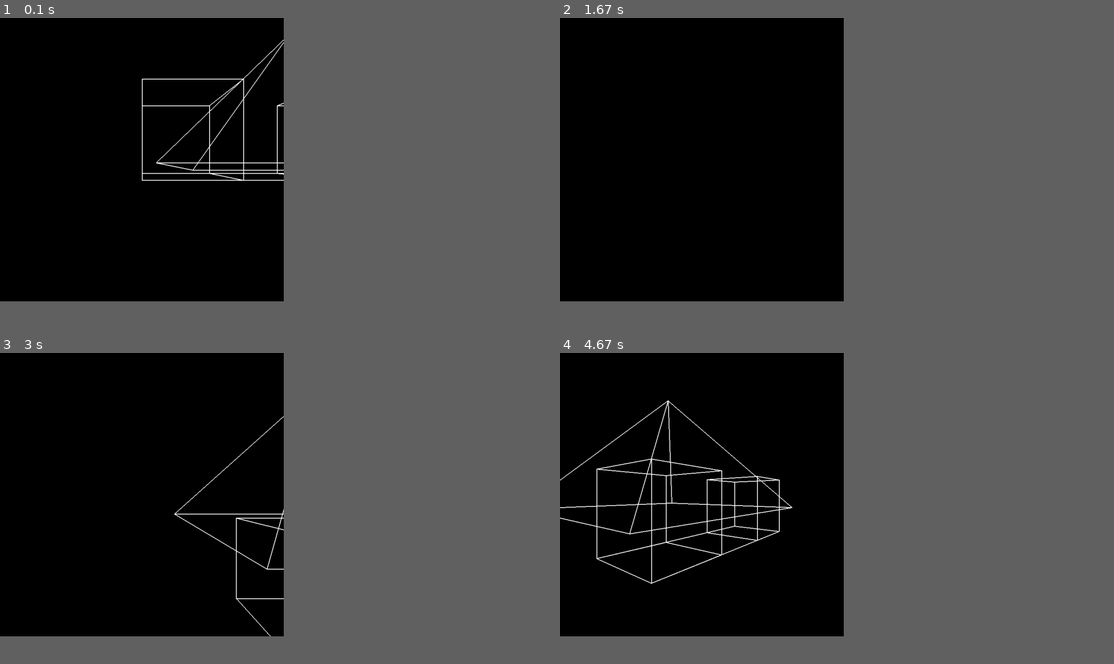
Above: before the commit, frames 1-4 (two rows, left to right).
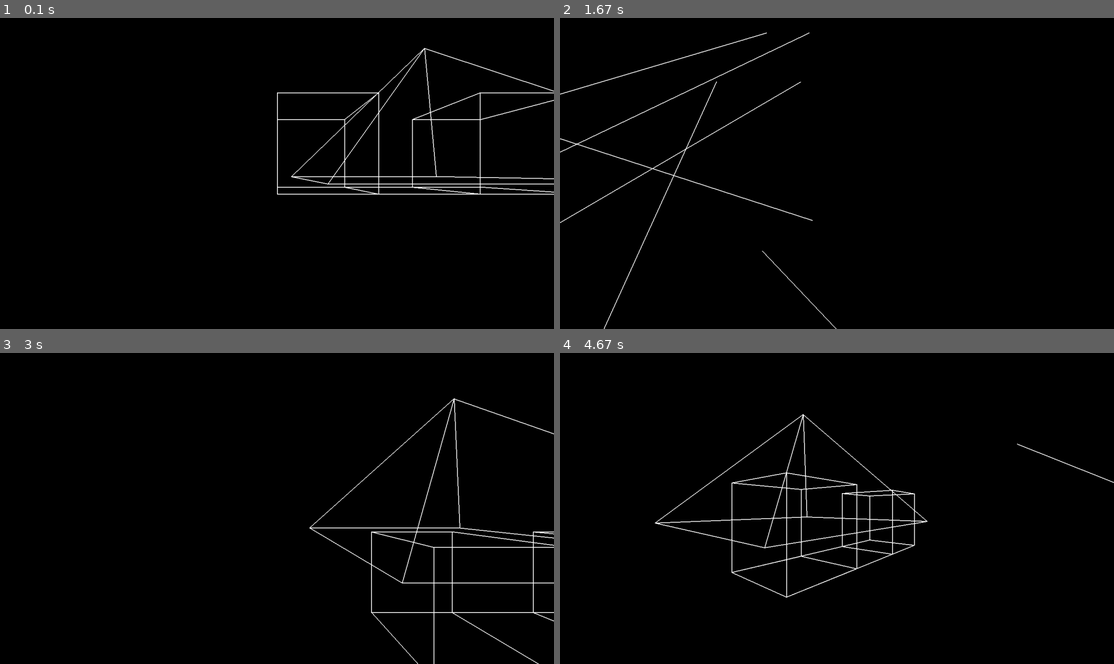
Above: after the commit, the same moments.

Repository: Anthony-Gambale/Pygame-3D
Game: pygame game, started from exmaple.py
Same seed, same stepped clock (60 frames per second), same inputs: the game is played once before the commit and once after it.
Inputs:
- Up to frame 1 (0.1 s): no input
- Up to frame 2 (1.67 s): hold Right 0.33-0.8 s; hold Up 0.83-1.13 s; hold W 0.83-1.13 s; tap Space at 0.9, 1.23, 1.53 s; hold Right 1.17-1.63 s; hold D 1.17-1.63 s
- Up to frame 3 (3 s): hold Left 1.67-2.2 s; hold A 1.67-2.2 s; tap Space at 1.73, 2.03, 2.3, 2.63, 2.93 s; hold Down 2.23-2.53 s; hold S 2.23-2.53 s; hold Left 2.57-2.97 s; hold A 2.57-2.97 s
- Up to frame 4 (4.67 s): hold Up 3-3.37 s; hold W 3-3.37 s; tap Space at 3.07, 3.47, 3.77, 4.13, 4.53 s; hold Right 3.4-4.03 s; hold D 3.4-4.03 s; hold Down 4.07-4.43 s; hold S 4.07-4.43 s; hold Left from 4.47 s (still down); hold A from 4.47 s (still down)
In our replay, the window is 461x461 before the commit and 900x506 after it. These sizes can differ from the game's own. Grey fills any space a smaller window leaves; there, only what the larger window draws over its background counts as a difference.

The runs differ from the first frame. In frame 1, 2.9% of the frame differs, in the area x 25-100%, y 6-57%; in frame 2, 1.0%; in frame 3, 2.2%; in frame 4, 3.7%, in the area x 0-100%, y 15-79%.

Commit message:
working on better quality line deletion when points are behind camera

Diff:
--- /dev/null
+++ b/example_models/line.txt
@@ -0,0 +1,2 @@
+// line at an angle
+500,500,500,0,0,0
--- a/exmaple.py
+++ b/exmaple.py
@@ -5,15 +5,19 @@
 
 # initialize pygame3D scene and models
 pygame.init()
-scene = pygame3D.Scene(700, 700, True) # new scene
+scene = pygame3D.Scene(1366, 768, True) # new scene
+
 model_location = "example_models/"
 cube_model = pygame3D.read_model(model_location + "cube_model.txt")
 plane_model = pygame3D.read_model(model_location + "plane_model.txt")
 pyramid_model = pygame3D.read_model(model_location + "big_pyramid.txt")
+line_model = pygame3D.read_model(model_location + "line.txt")
+
 scene.add_shape(pyramid_model, pygame3D.Vec3([100,0,400]))
 scene.add_shape(cube_model)
 scene.add_shape(cube_model.clone(), pygame3D.Vec3([200, 0, 0]))
 scene.add_shape(plane_model)
+scene.add_shape(line_model, pygame3D.Vec3([1200,0,-500]))
 
 delay_time = 10
 v_rot = 0.002 * delay_time # radians per delay tick
--- a/pygame3D/projection.py
+++ b/pygame3D/projection.py
@@ -24,45 +24,49 @@
     """ take in Line3D lin and Camera cam, and project it to 2D. """
     # return a dead line if either point is behind the camera
     # ideally these would be filtered out instead of drawn. fix later
-    if cam.isBehind(lin.p1) or cam.isBehind(lin.p2):
+    l = lin.copy()
+    if cam.isBehind(l.p1) and cam.isBehind(l.p2):
         return None
-    #if cam.isBehind(lin.p1): lin.p1 = find_intersection(lin.p2, lin.p1, cam)
-    #if cam.isBehind(lin.p2): lin.p2 = find_intersection(lin.p2, lin.p1, cam)
+
     # transform each point
-    Tp1 = project_point(lin.p1, cam)
-    Tp2 = project_point(lin.p2, cam)
+    Tp1 = project_point(l.p1, cam)
+    Tp2 = project_point(l.p2, cam)
+
+    # check if points are behind screen. if so, change transformation
+    if cam.isBehind(l.p1): Tp1 = get_coords(find_intersection(l.p2, l.p1, cam), cam)
+    if cam.isBehind(l.p2): Tp2 = get_coords(find_intersection(l.p1, l.p2, cam), cam)
+
     return Line2D(Tp1, Tp2) # 2D line of Vec2D points
 
 
-def find_intersection(p1, p2, cam):
+def find_intersection(front, back, cam):
     """draw a line that connects points p1 and p2. return the point on that line that intersects the virtual screen, if there is one."""
     s = cam.s
     n = cam.n
-    m = Line3D(p1, p2).gradient() # gradient of the line
+    m = Line3D(front, back).gradient() # gradient of the line
     div = n.dot(m)
     if div == 0: div = 0.001
-    t = (n.dot(s.sub(p1))) / div
-    x = p1.add(m.scale(t)) # since x = p + t*m
+    t = (n.dot(s.sub(front))) / div
+    x = front.add(m.scale(t)) # since x = p + t*m
     return x
+
+
+def get_coords(p, cam):
+    """take the coordinates of a 3D point that lies on the camera plane, and vector project it onto the basis unit vectors to get 2D
+    screen coordinates"""
+    x = p.project(cam.bx)
+    y = p.project(cam.by)
+    return Vec2([x, y])
 
 
 def project_point(p, cam):
     """ project 3D point onto 3D camera plane, then transform intersection point from 3D camera plane into 2D pixel coordinate space. """
 
-    s = cam.s # center point of screen
-    c = cam.c # location of user's face (offset from screen center)
-    bx = cam.bx # basis vectors of screen plane
-    by = cam.by
-
     # find the intersection
-    x = find_intersection(p, c, cam)
+    x = find_intersection(p, cam.c, cam)
 
     # find the relative distance from the centre to x
-    d = s.sub(x)
+    d = cam.s.sub(x)
 
     # turn the 3D relative distance into a 2D vector, pointing from the centre of the screen
-    x = d.project(bx)
-    y = d.project(by)
-
-    # return the x and y coords
-    return Vec2([x, y])
+    return get_coords(d, cam)
--- a/pygame3D/scene.py
+++ b/pygame3D/scene.py
@@ -12,6 +12,9 @@
     def __init__(self, p1, p2):
         self.p1 = p1 # p1 and p2 are either Vec2 or Vec3 objects, indicating the start and end points of the line
         self.p2 = p2
+
+    def copy(self):
+        return deepcopy(self)
 
 class Line2D(Line):
     def gradient(self):
